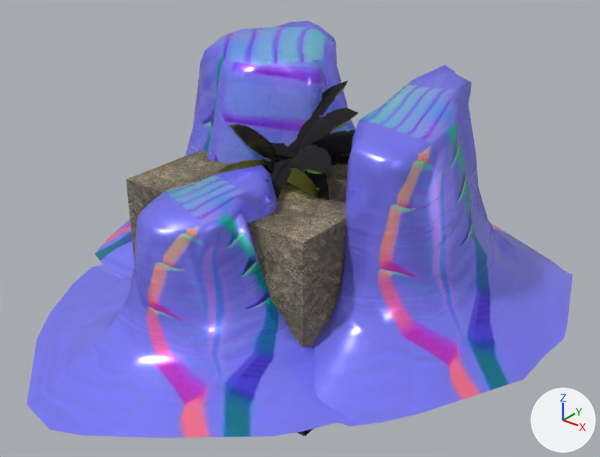
Renders of the glTF model site/assets/env_desert.glb from each side of a commit.
Before and after are seen from a camera (50 mm lens) standing at (9.82, -11.81, 8.8) and looking at (0.36, 0.02, 1.47). Every picture has the same lights, and +X, +Y and +Z are marked at lower right. The first picture is the older version. Where no turn or scale is listed for an object, it has been applied to the vertices.

Names of what the first picture shows: 'Material1', 'Object_4', 'Palm Tree 1_Plam Tree_0', 'desert_under' and 1 more.
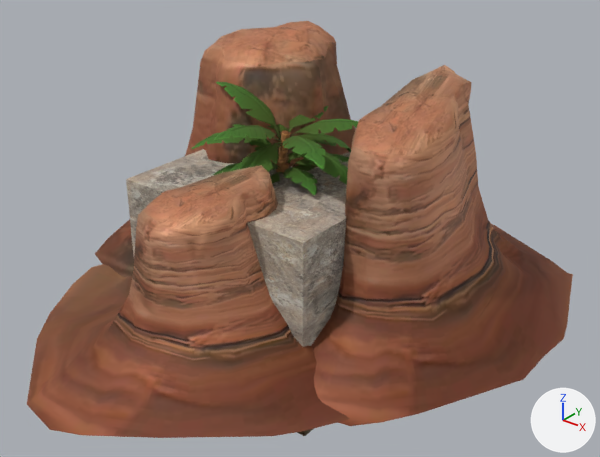
Where the change shows, as pixel boxes (x1, y1, x2, y2) in the pictures (600 x 457 px):
'Material1', surface changed (blue to brown)
    both: (27, 21, 573, 438)
'desert_under', surface changed, recoloured (lighter)
    both: (126, 149, 348, 347)
'Palm Tree 1_Plam Tree_0', surface changed, moved
    before: (213, 124, 338, 197)
    after: (192, 82, 358, 185)
'Object_4', deleted
    before: (246, 81, 358, 200)
'Palm Tree 1_Plam Tree_0.001', added
    after: (213, 124, 349, 195)

The change, as a list of edits to the scene's bpy script:
```text
Change img_image_8:
    img_image_8: load_image('Image_8', '_unpacked/Image_8', 512, 512, 'sRGB') -> load_image('Image_8', '_unpacked/Image_8', 512, 512, 'Non-Color')
Change img_image_9:
    img_image_9: load_image('Image_9', '_unpacked/Image_9', 512, 512, 'Non-Color') -> load_image('Image_9', '_unpacked/Image_9', 512, 512, 'sRGB')
Add img_image_34:
    img_image_34 = load_image('Image_34', '_unpacked/Image_34', 512, 512, 'Non-Color')
Add img_image_33:
    img_image_33 = load_image('Image_33', '_unpacked/Image_33', 512, 512, 'sRGB')
Change mat_monumentvalley:
    where n2 = _N.new('ShaderNodeTexImage'); n2.name = 'Image Texture'
    n2.image: img_image_8 -> img_image_9
    where n5 = _N.new('ShaderNodeTexImage'); n5.name = 'Image Texture.001'
    n5.image: img_image_9 -> img_image_10
Change mat_plam_tree:
    where n4 = _N.new('ShaderNodeTexImage'); n4.name = 'Image Texture'
    n4.image: img_image_10 -> img_image_7
    where n6 = _N.new('ShaderNodeTexImage'); n6.name = 'Image Texture.001'
    n6.image: img_image_11 -> img_image_8
Add mat_material_18:
    mat_material_18 = bpy.data.materials.new('Material_18')
    # uses the picture img_image_33
    # uses the picture img_image_34
Change me_desert_under:
    where me_desert_under.from_pydata(...)  # 8 vertices, 12 faces; spans x -2.2..2.2, y -2.2..2.2, z -1.3..1.3
    remove me_desert_under.materials.append(mat_material_15)
    add me_desert_under.materials.append(mat_material_18)
Remove ob_object_4:
    ob_object_4 = bpy.data.objects.new('Object_4', me_object_0)
    ob_object_4.location = (0.2, 0.14, 2.1)
Change ob_palm_tree_1_plam_tree_0:
    ob_palm_tree_1_plam_tree_0.parent: ob_model_007 -> ob_model_005
Add ob_palm_tree_1_plam_tree_0_001:
    ob_palm_tree_1_plam_tree_0_001 = bpy.data.objects.new('Palm Tree 1_Plam Tree_0.001', me_palm_tree_1_plam_tree_0)
    ob_palm_tree_1_plam_tree_0_001.parent = ob_model_007
    ob_palm_tree_1_plam_tree_0_001.location = (0.0481, 0.00981, 1.61)
    ob_palm_tree_1_plam_tree_0_001.scale = (1.61, 1.61, 1.61)
```
